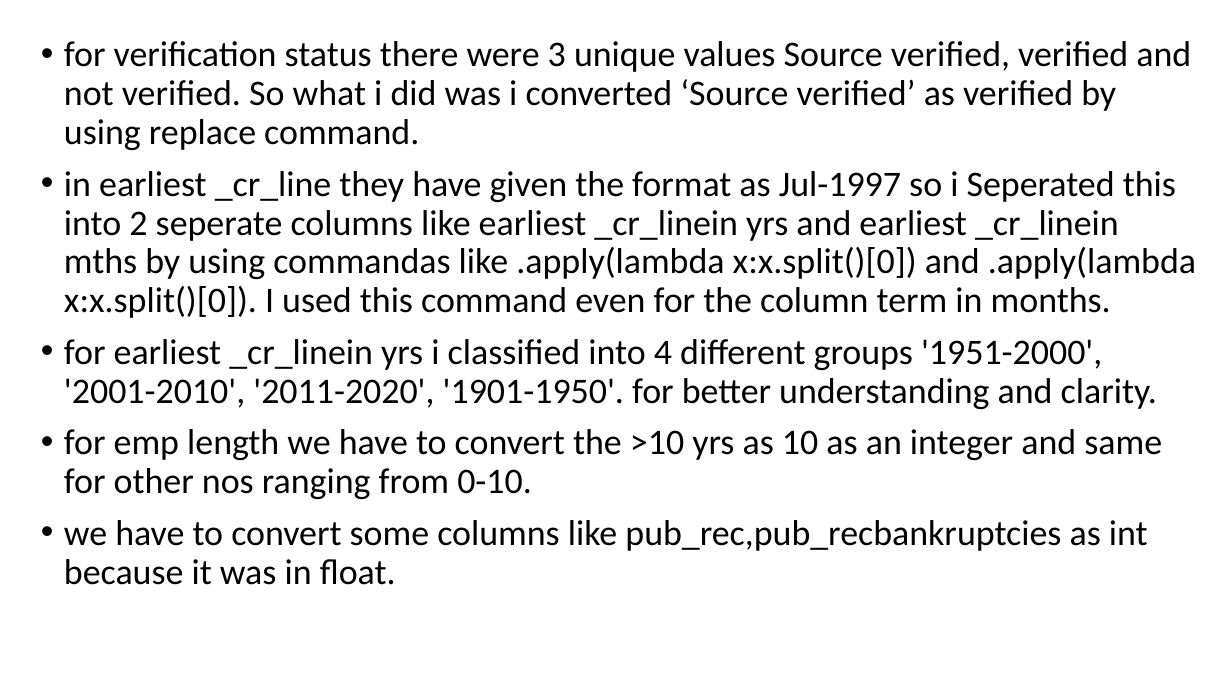
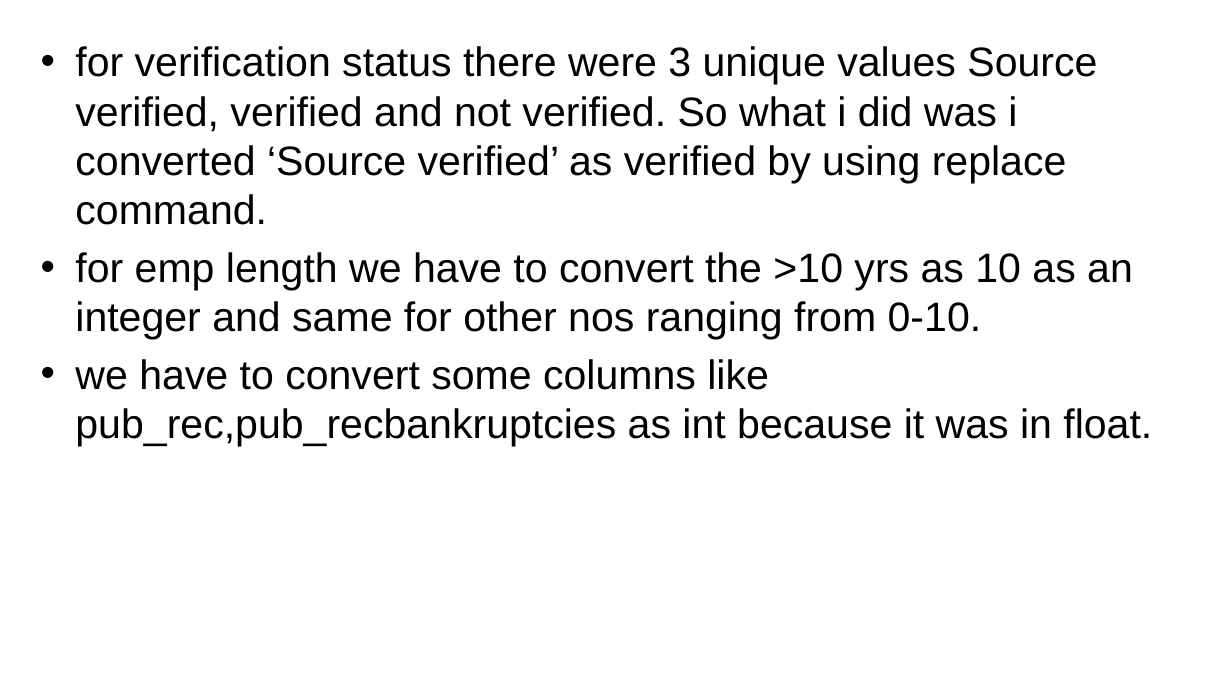
Before and after one commit to adityaravichander45/october-wkshop, a slide deck: slide 6 of Hackathon workshop.pptx. Drawn at 1232x693 pixels with LibreOffice and Linux fonts; fonts in the diff are those of the drawing; background and template pictures are left out. Boxes give left, top, right and bottom in pixels: in the first picture for what was removed or moved away, otherwise in the second. Text is boxed around its words. In the diff, an @@ line names an element or a change of style, - is before the commit and + after.

```diff
--- a/Hackathon workshop.pptx
+++ b/Hackathon workshop.pptx
@@ text "for verification status there were ..." at (x1=75, y1=46, x2=1152, y2=446): size 28 to 32 pt, font Calibri to Arial; indent changed; line spacing 0.9 to 1; less space between paragraphs @@
@@ text at (x1=64, y1=171, x2=1196, y2=409): paragraphs removed @@
-• in earliest _cr_line they have given the format as Jul-1997 so i Seperated this into 2 seperate columns like earliest _cr_linein yrs and earliest _cr_linein mths by using commandas like .apply(lambda x:x.split()[0]) and .apply(lambda x:x.split()[0]). I used this command even for the column term in months.
-• for earliest _cr_linein yrs i classified into 4 different groups '1951-2000', '2001-2010', '2011-2020', '1901-1950'. for better understanding and clarity.
```
Also in this commit, not shown: 7 other slides changed, 3 slides added, 12 slides removed.
